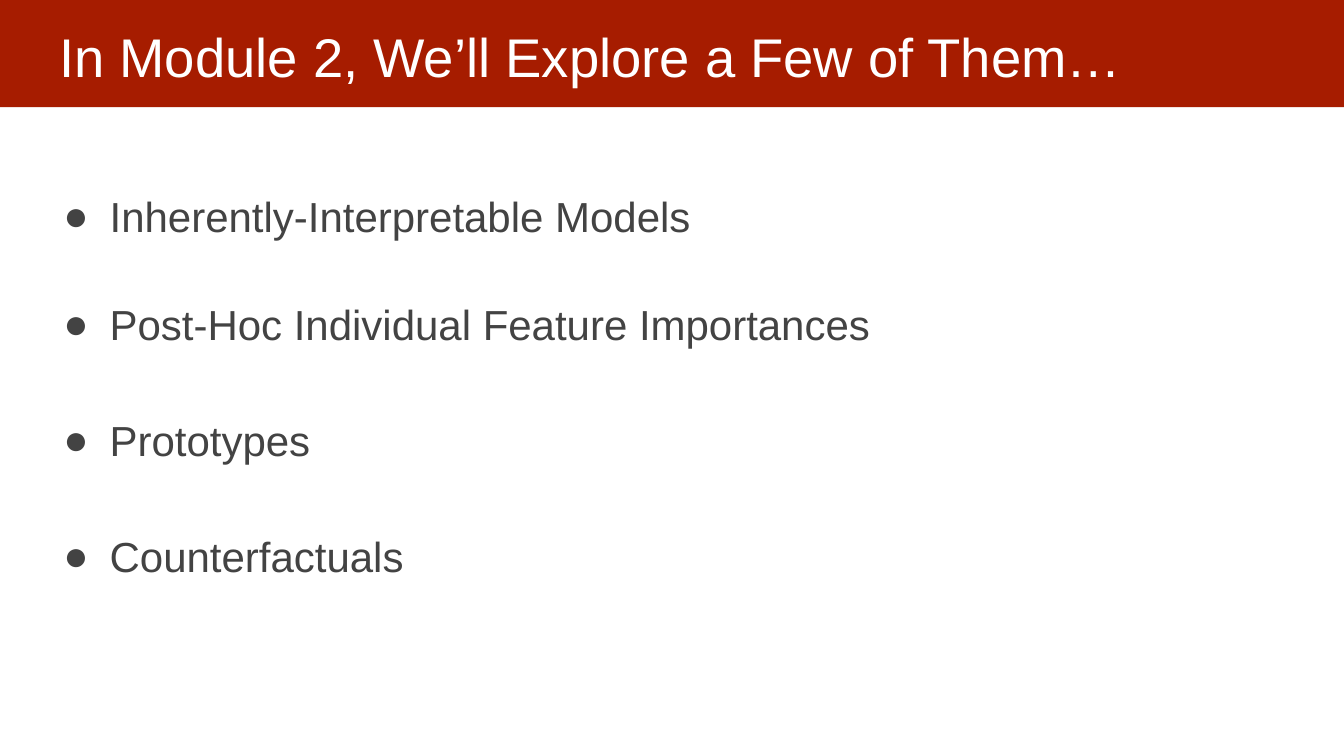
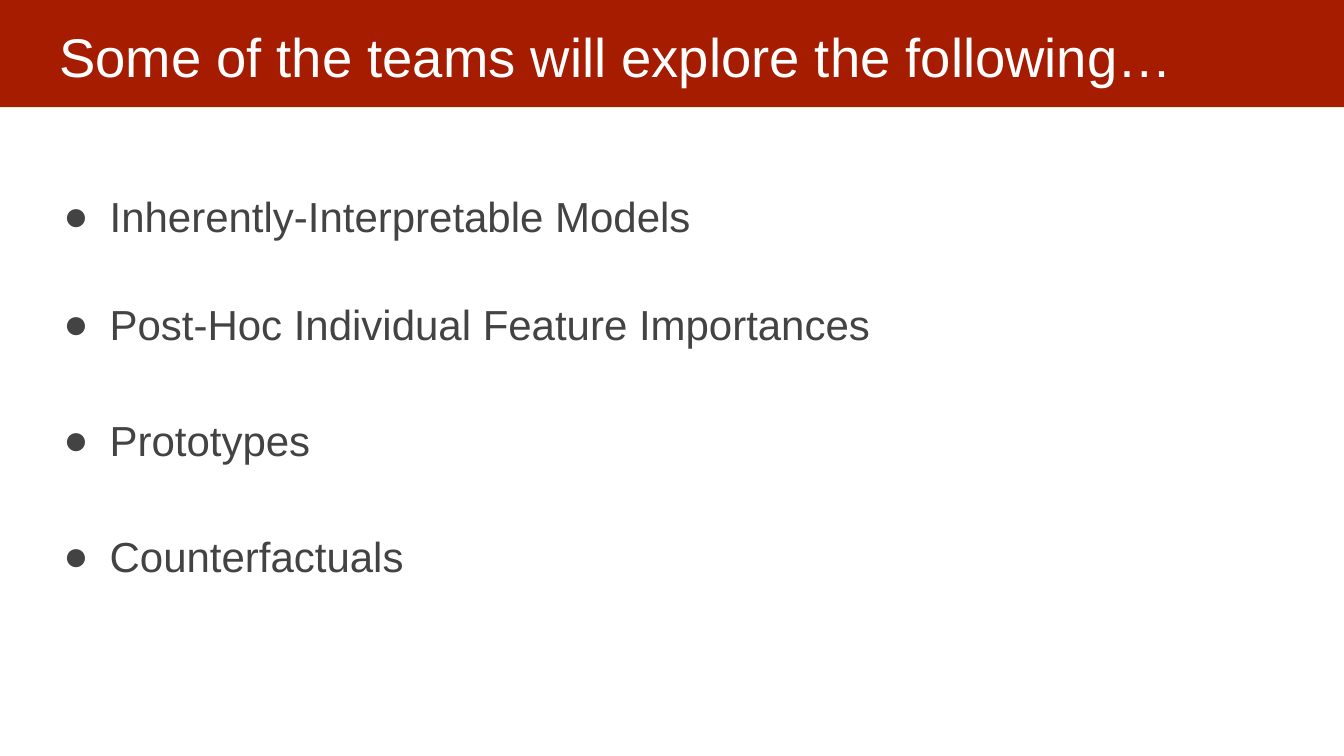
Before and after one commit to dssg/MLinPractice, a slide deck: slide 27 of Lectures/Lecture13-InterpretabilityOverview.pptx (slide 29 before the commit). Drawn at 1344x756 pixels with LibreOffice and Linux fonts; fonts in the diff are those of the drawing. Boxes give left, top, right and bottom in pixels: in the first picture for what was removed or moved away, otherwise in the second. Text is boxed around its words. In the diff, an @@ line names an element or a change of style, - is before the commit and + after.

```diff
--- a/Lectures/Lecture13-InterpretabilityOverview.pptx
+++ b/Lectures/Lecture13-InterpretabilityOverview.pptx
@@ title at (59, 37, 1172, 87): text changed @@
-In Module 2, We’ll Explore a Few of Them…
+Some of the teams will explore the following…
```
Also in this commit, not shown: 1 other slide changed, 2 slides added, 4 slides removed, 2 other files.
